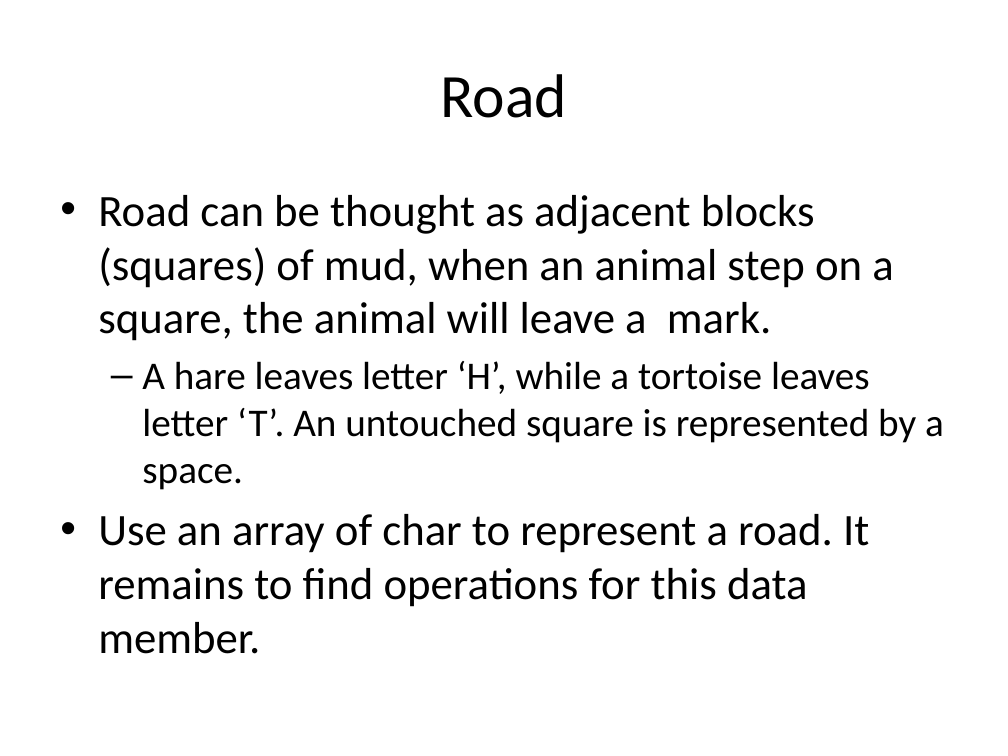
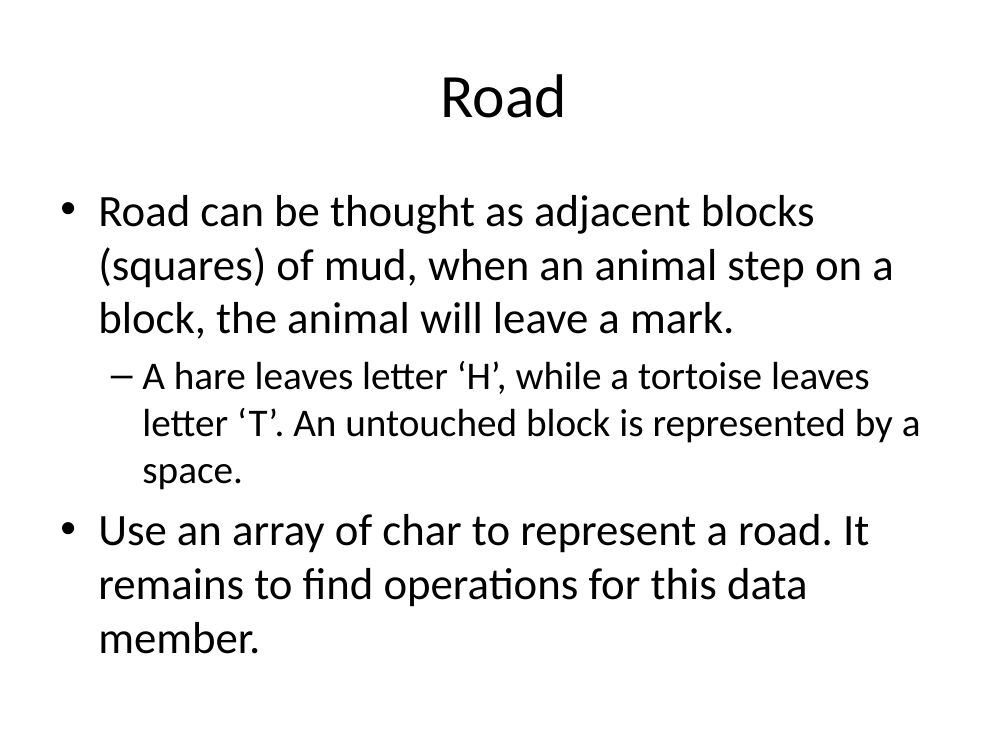
Before and after one commit to tong-yee/tong-yee.github.io, a slide deck: slide 14 of 135/projects/project3/project3_HareTortoiseCompetition.pptx (slide 12 before the commit). Drawn at 1008x756 pixels with LibreOffice and Linux fonts; fonts in the diff are those of the drawing. Boxes give left, top, right and bottom in pixels: in the first picture for what was removed or moved away, otherwise in the second. Text is boxed around its words. In the diff, an @@ line names an element or a change of style, - is before the commit and + after.

Commit message:
add Hare and Tortoise Competition

```diff
--- a/135/projects/project3/project3_HareTortoiseCompetition.pptx
+++ b/135/projects/project3/project3_HareTortoiseCompetition.pptx
@@ text at [98,195,921,490]: text changed @@
-• Road can be thought as adjacent blocks (squares) of mud, when an animal step on a square, the animal will leave a mark.
-  – A hare leaves letter ‘H’, while a tortoise leaves letter ‘T’. An untouched square is represented by a space.
+• Road can be thought as adjacent blocks (squares) of mud, when an animal step on a block, the animal will leave a mark.
+  – A hare leaves letter ‘H’, while a tortoise leaves letter ‘T’. An untouched block is represented by a space.
```
Also in this commit, not shown: 17 other slides changed, 3 slides added, 2 other files.
